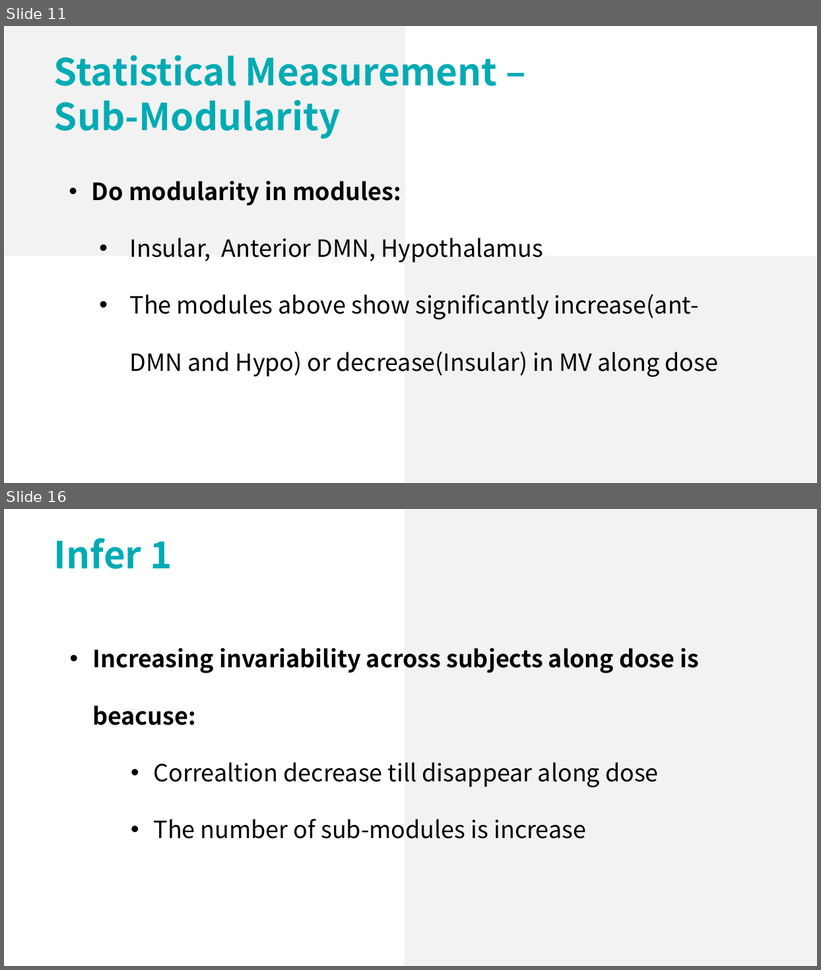
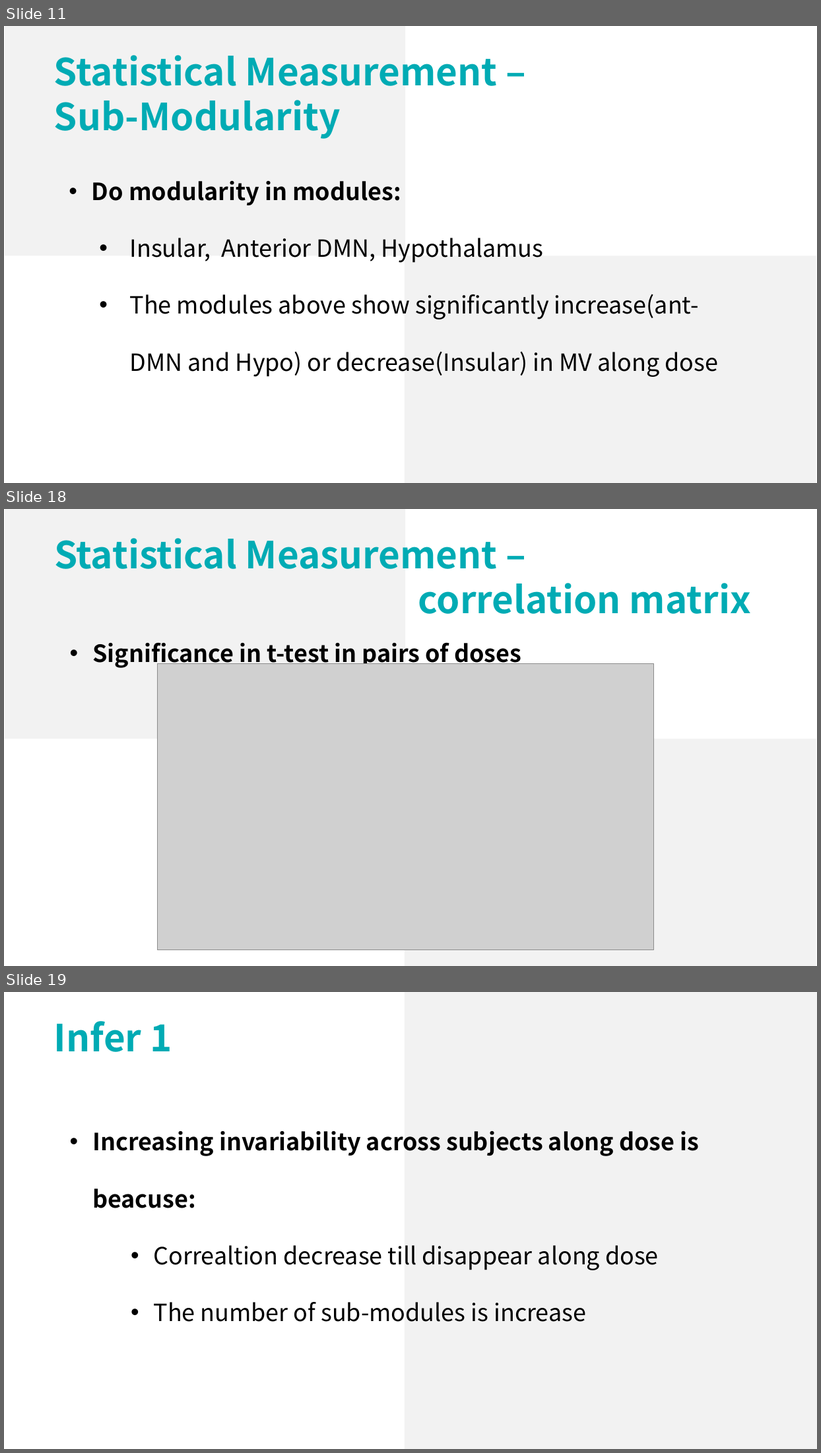
Before and after one commit to lsyoath/sheepy, a slide deck: Work/CurrentResults.pptx. Shown one above the other, each under a label of ours: slides 11 and 16 before the commit, slides 11, 18 and 19 after it; the slides between them are not shown. The pictures are 821x970 and 821x1453 pixels, drawn with LibreOffice and Linux fonts; fonts in the diff are those of the drawing; grey boxes stand for pictures. Boxes give left, top, right and bottom in pixels: in the first picture for what was removed or moved away, otherwise in the second. Text is boxed around its words. In the diff, an @@ line names an element or a change of style, - is before the commit and + after.

```diff
--- a/Work/CurrentResults.pptx
+++ b/Work/CurrentResults.pptx
@@ slide 18 added at (4, 509, 817, 966), background #FFFFFF @@
@@ rectangle added at (5, 509, 405, 739), fill #F2F2F2 @@
@@ text added at (54, 538, 751, 614), 44 pt, text #00ABB4, bold @@
+Statistical Measurement –
+correlation matrix
@@ text added at (92, 643, 521, 669), 28 pt, text #000000, bold @@
+  • Significance in t-test in pairs of doses
@@ picture added at (157, 664, 653, 951) @@
@@ rectangle added at (405, 739, 816, 966), fill #F2F2F2 @@
@@ what was slide 16 is now slide 19 @@
```
Also in this commit, not shown: 6 slides changed, 2 other slides added, 2 other files.
